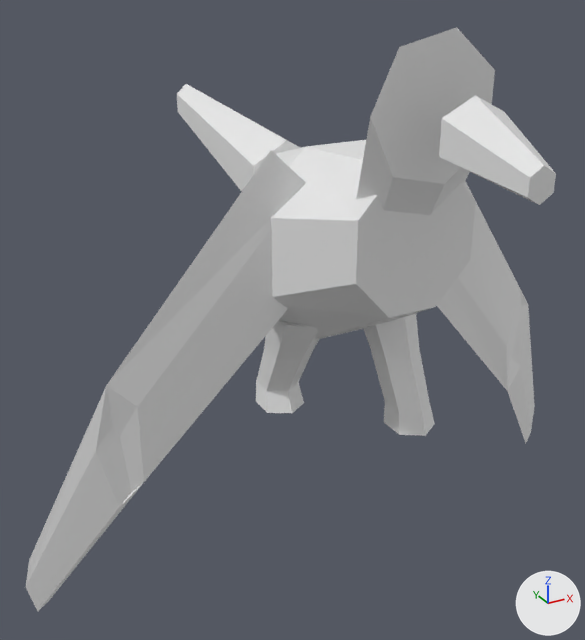
What one commit did to the OBJ model data/animals/pombo/walk/6.obj.
Both versions are drawn from a camera (50 mm lens) standing at (-0.365, -0.569, 0.532) and looking at (-0.027, 0.045, 0.225). The axes (+X, +Y, +Z) are drawn at lower right. The lights are the same throughout. The picture after the commit comes second. Where no turn or scale is listed for an object, it has been applied to the vertices.

The first picture shows 'pombo_walk_6'.
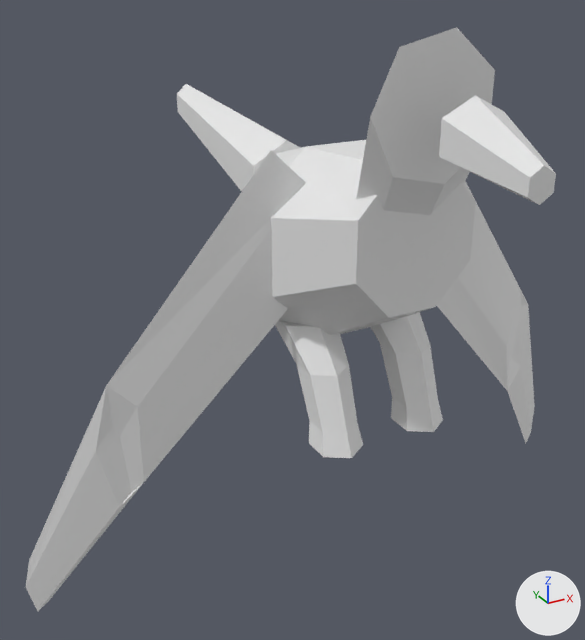
Boxes (x1, y1, x2, y2) around the edits, measured in the pictures (585 x 640 px; the box of a moved part takes in the faces that stretch with it):
part 1 of me_pombo_walk_6, moved or reshaped: before (256, 381, 304, 413); after (309, 421, 363, 458)
part 2 of me_pombo_walk_6, moved or reshaped: before (256, 321, 320, 391); after (275, 321, 357, 433)
part 3 of me_pombo_walk_6, moved or reshaped: before (364, 313, 430, 412); after (371, 312, 438, 408)
part 4 of me_pombo_walk_6, moved or reshaped: before (384, 402, 435, 436); after (391, 397, 443, 432)

The change, as a list of edits to the scene's bpy script:
```text
Change me_pombo_walk_6:
    where me_pombo_walk_6.from_pydata(...)  # 156 vertices, 280 faces; spans x -0.3..0.299, y -0.224..0.306, z 0.0..0.493
    used by ob_pombo_walk_6; location = (0.0, 0.0, 0.0)
    me_pombo_walk_6 part 1: all 13 vertices in x -0.063..-0.023, y 0.016..0.068, z 0.143..0.163 are moved by (0.0, -0.103, 0.01)
    me_pombo_walk_6 part 2: all 6 vertices in x -0.062..-0.024, y -0.001..0.047, z 0.208 are moved by (0.0, -0.061, 0.011)
    me_pombo_walk_6 part 3: all 6 vertices in x 0.024..0.062, y -0.047..0.001, z 0.208 are moved by (0.0, -0.014, 0.011)
    me_pombo_walk_6 part 4: all 13 vertices in x 0.023..0.063, y -0.076..-0.024, z 0.143..0.163 are moved by (0.0, -0.011, 0.01)
```
